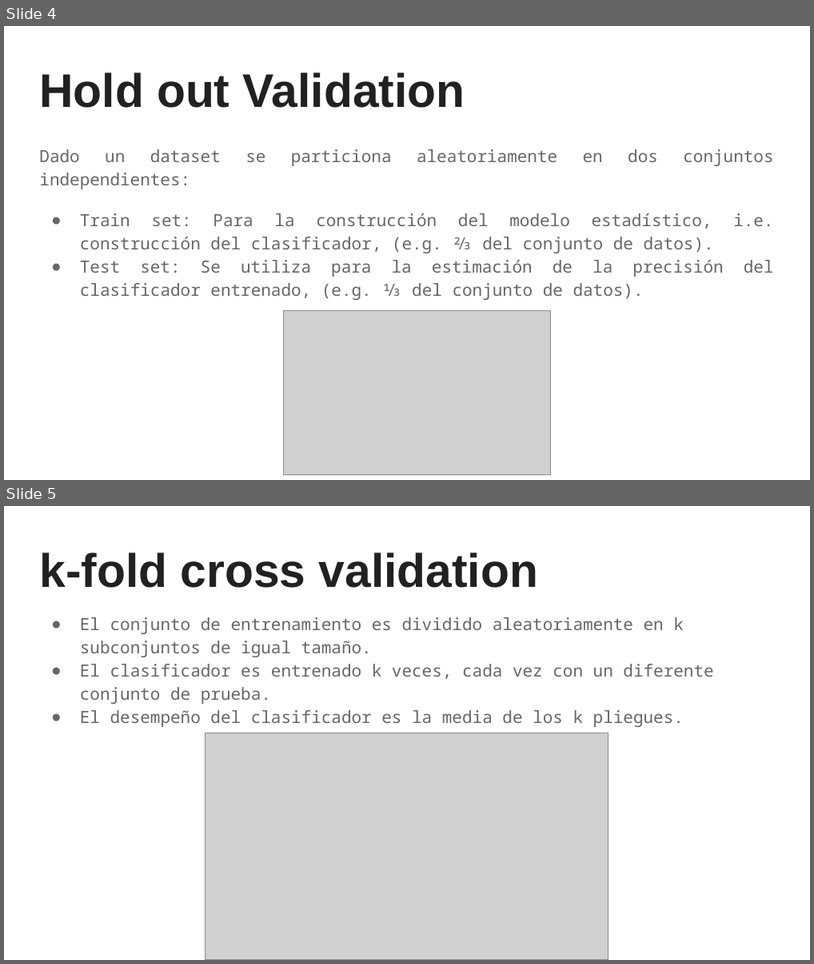
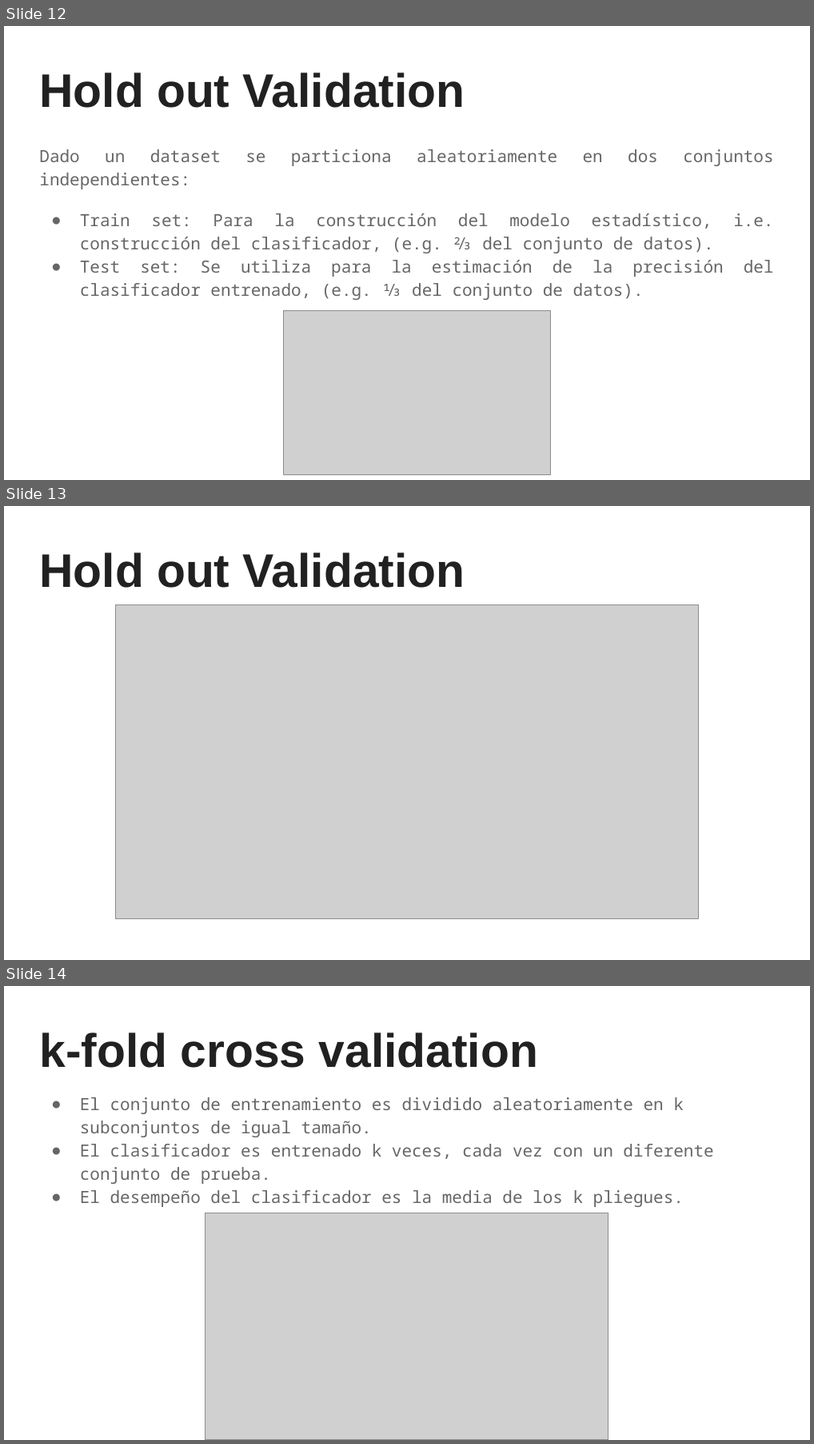
Before and after one commit to sainosmichelle/sainosmichelle.github.io, a slide deck: assets/files/Tema3/3. Técnicas de validación.pptx. Shown one above the other, each under a label of ours: slides 4 and 5 before the commit, slides 12, 13 and 14 after it. The pictures are 814x964 and 814x1444 pixels, drawn with LibreOffice and Linux fonts; fonts in the diff are those of the drawing; grey boxes stand for pictures. Boxes give left, top, right and bottom in pixels: in the first picture for what was removed or moved away, otherwise in the second. Text is boxed around its words. In the diff, an @@ line names an element or a change of style, - is before the commit and + after.

```diff
--- a/assets/files/Tema3/3. Técnicas de validación.pptx
+++ b/assets/files/Tema3/3. Técnicas de validación.pptx
@@ slide 13 added at (4,506,810,960), background #FFFFFF @@
@@ title added at (39,552,465,588), 42 pt, text #212121, bold @@
+Hold out Validation
@@ picture added at (115,604,698,919) @@
@@ what was slide 4 is now slide 12 @@
@@ what was slide 5 is now slide 14 @@
```
Also in this commit, not shown: 3 slides changed, 10 other slides added, 9 other files.
